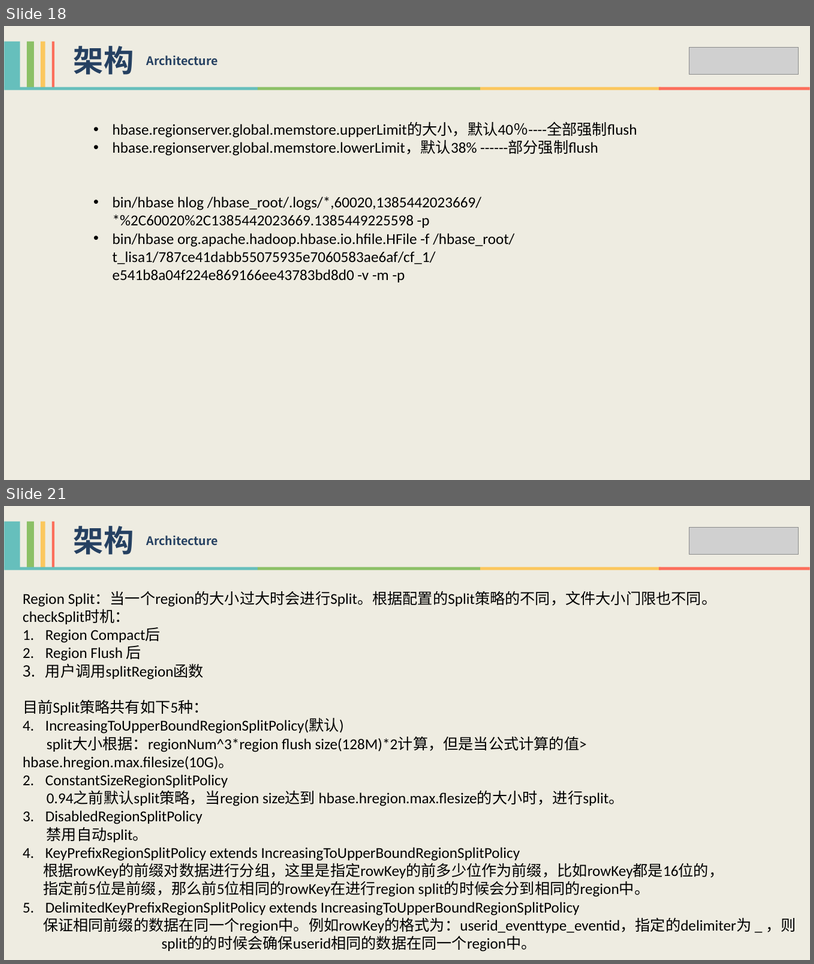
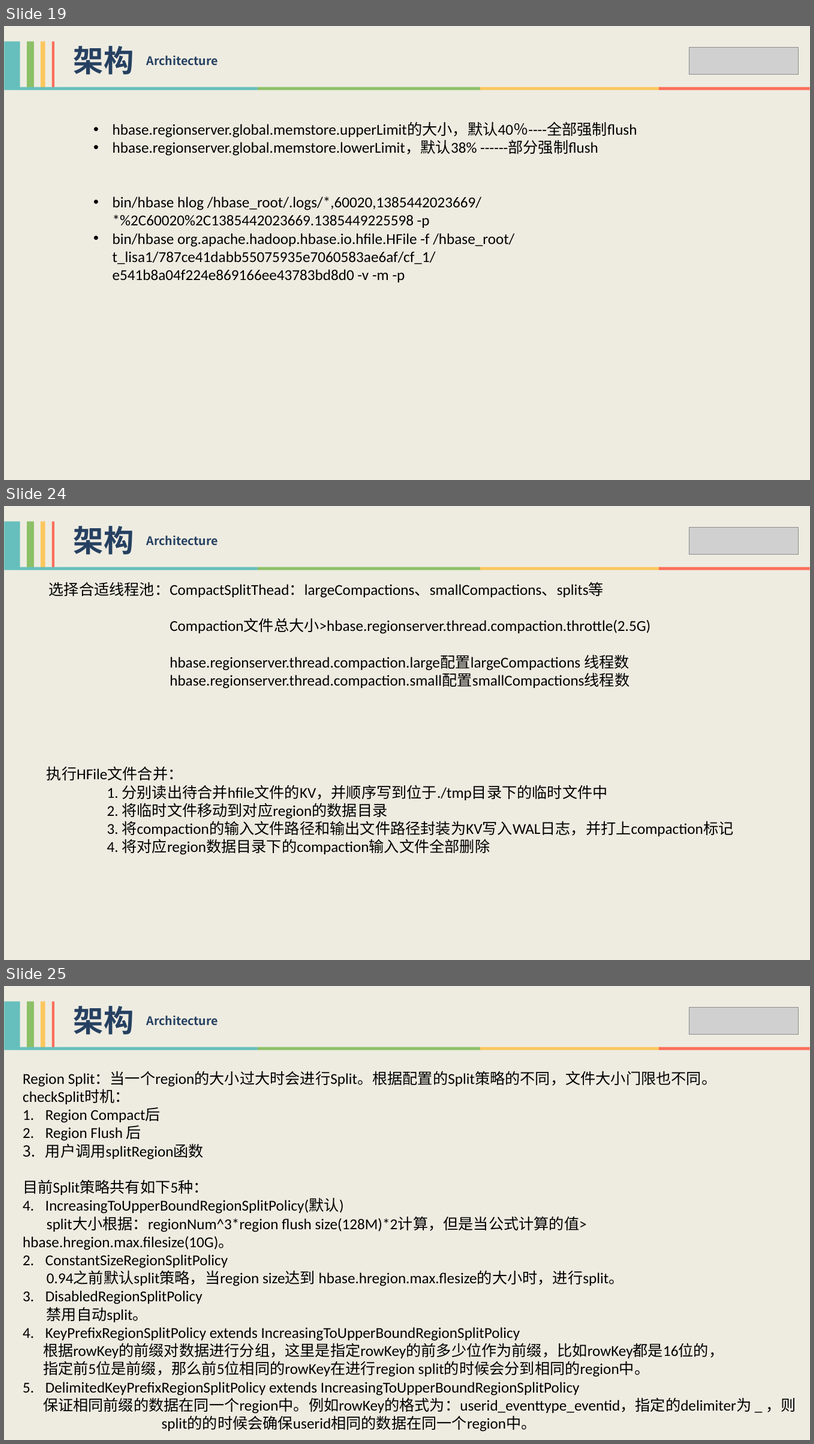
Before and after one commit to xiaoguoqiang/data, a slide deck: HBase技术分享-李强.pptx. Shown one above the other, each under a label of ours: slides 18 and 21 before the commit, slides 19, 24 and 25 after it; the slides between them are not shown. The pictures are 814x964 and 814x1444 pixels, drawn with LibreOffice and Linux fonts; fonts in the diff are those of the drawing; grey boxes stand for pictures. Boxes give left, top, right and bottom in pixels: in the first picture for what was removed or moved away, otherwise in the second. Text is boxed around its words. In the diff, an @@ line names an element or a change of style, - is before the commit and + after.

Commit message:
modify compaction and split

```diff
--- a/HBase技术分享-李强.pptx
+++ b/HBase技术分享-李强.pptx
@@ slide 24 added at <box>4,506,810,960</box>, background #EEECE1 @@
@@ group added at <box>4,521,54,567</box>: 4 rectangles @@
@@ text added at <box>74,526,134,555</box>, 36 pt, text #254061, bold @@
+架构
@@ text added at <box>146,535,218,546</box>, 14 pt, text #254061, bold @@
+Architecture
@@ picture added at <box>690,527,799,555</box> @@
@@ group added at <box>4,567,810,570</box>: 4 rectangles @@
@@ text added at <box>49,582,651,688</box>, 18 pt, text #000000 @@
+选择合适线程池：CompactSplitThead：largeCompactions、smallCompactions、splits等
+Compaction文件总大小>hbase.regionserver.thread.compaction.throttle(2.5G)
+hbase.regionserver.thread.compaction.large配置largeCompactions 线程数
+hbase.regionserver.thread.compaction.small配置smallCompactions线程数
@@ text added at <box>47,766,734,855</box>, 18 pt, text #000000 @@
+执行HFile文件合并：
+1. 分别读出待合并hfile文件的KV，并顺序写到位于./tmp目录下的临时文件中
+2. 将临时文件移动到对应region的数据目录
+3. 将compaction的输入文件路径和输出文件路径封装为KV写入WAL日志，并打上compaction标记
+4. 将对应region数据目录下的compaction输入文件全部删除
@@ what was slide 18 is now slide 19 @@
@@ what was slide 21 is now slide 25 @@
```
Also in this commit, not shown: 4 slides changed, 6 other slides added.
